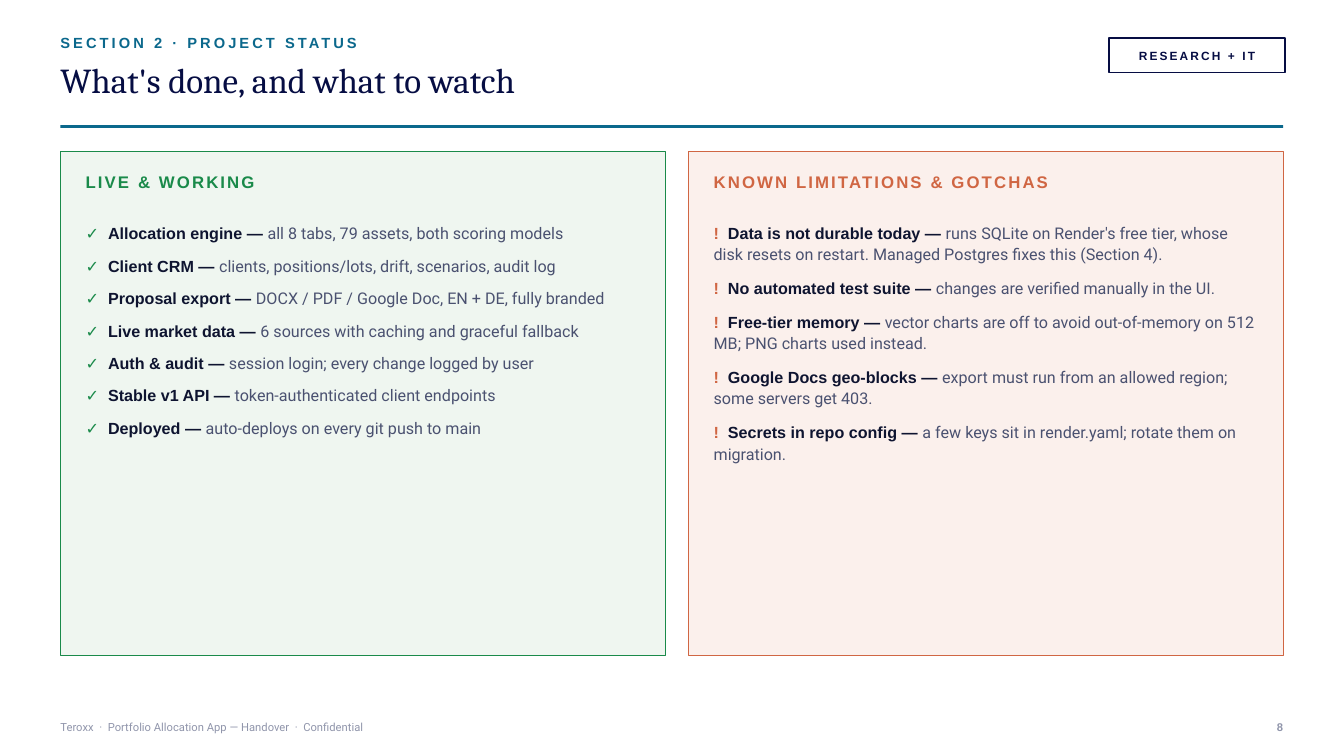
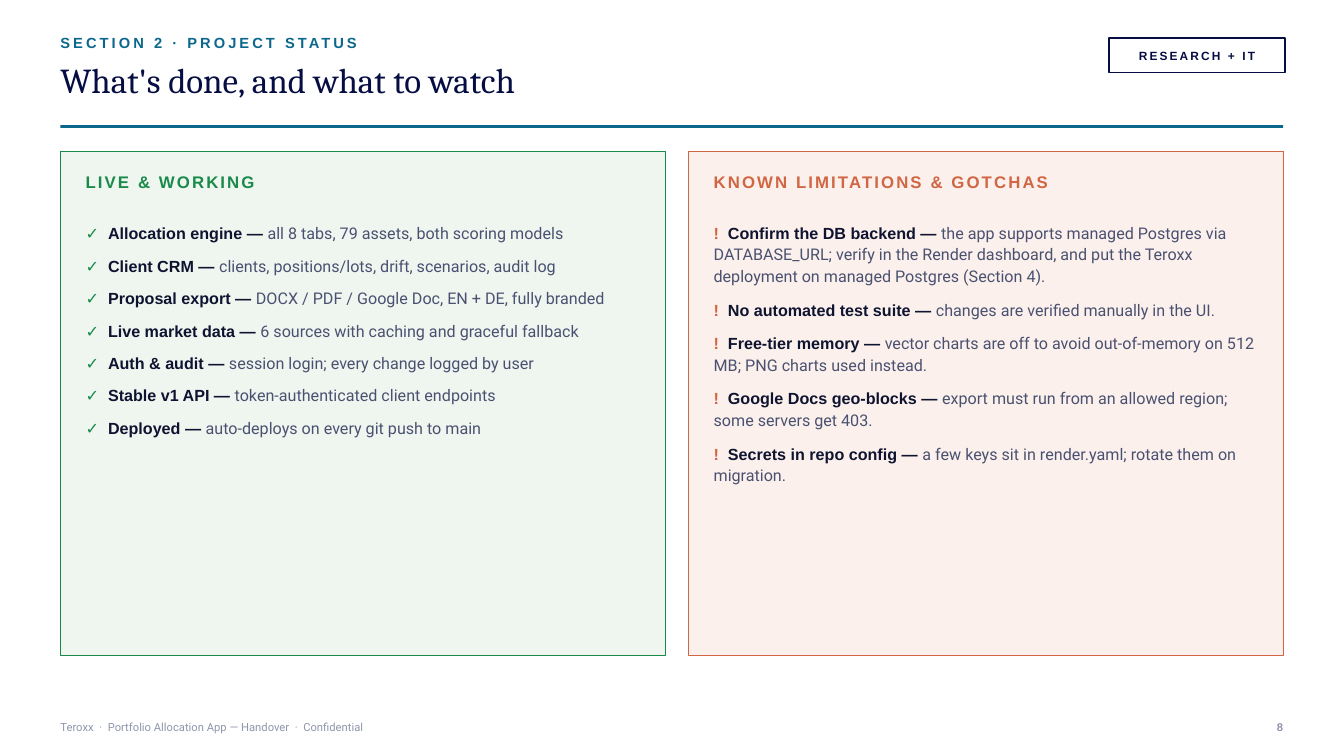
Before and after one commit to abiesaga90/teroxx-portfolio-app, a slide deck: slide 11 of handover/Teroxx_Portfolio_App_Handover.pptx. Drawn at 1344x756 pixels with LibreOffice and Linux fonts; fonts in the diff are those of the drawing. Boxes give left, top, right and bottom in pixels: in the first picture for what was removed or moved away, otherwise in the second. Text is boxed around its words. In the diff, an @@ line names an element or a change of style, - is before the commit and + after.

```diff
--- a/handover/Teroxx_Portfolio_App_Handover.pptx
+++ b/handover/Teroxx_Portfolio_App_Handover.pptx
@@ text at [714,227,1226,286]: text changed @@
-! Data is not durable today — runs SQLite on Render's free tier, whose disk resets on restart. Managed Postgres fixes this (Section 4).
+! Confirm the DB backend — the app supports managed Postgres via DATABASE_URL; verify in the Render dashboard, and put the Teroxx deployment on managed Postgres (Section 4).
```
Also in this commit, not shown: 3 other slides changed, 3 other files.
